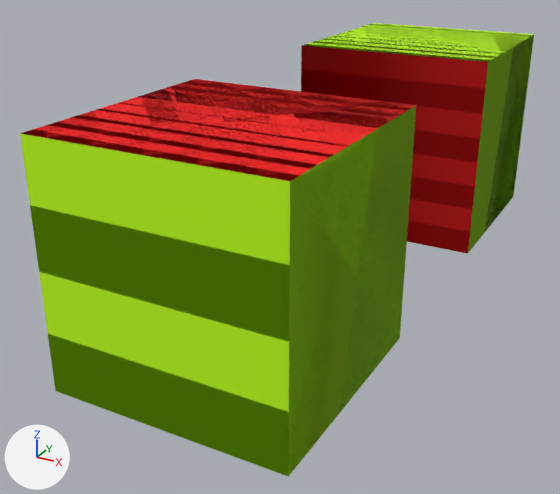
One commit to the FBX model build/1out.fbx: the scene before it, then after it.
One viewpoint serves both versions: a 50 mm camera at (1.44, -3.24, 1.18) aimed at (-0.21, -0.25, -0.31). Lighting does not change. The marker at lower left points along +X, +Y and +Z. Where no turn or scale is listed for an object, it has been applied to the vertices.
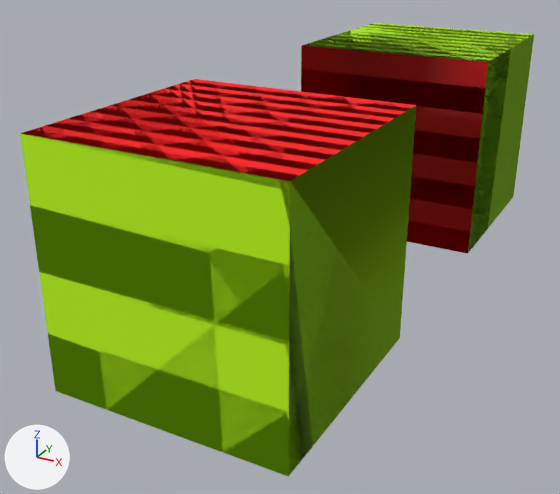
The change in detail:
me_box001_1 is used by ob_box001_1; location (0.0, -0.48, 0.0).
me_box001_1 had 21 vertices, 11 faces and spanned x -0.5..0.5, y -0.633..0.0, z -0.5..0.5.
me_box001_1 now has 26 vertices, 13 faces and spans x -0.5..0.5, y -1.0..0.0, z -0.5..0.5.
Part 4, on me_box001_1:
13 vertices are removed from x -0.5..0.5, y -0.633..-0.377, z -0.5..0.5.
8 faces are deleted.
17 vertices are added at x -0.5..0.5, y -1.0..-0.017, z -0.5..0.5.
2 new faces join them, mat_mat2 (red #ff0000).
8 new faces join them, mat_mat1 (green #beff00).
me_box002_0 is used by ob_box002_0; location (0.0, 1.52, 0.0).
me_box002_0 had 21 vertices, 11 faces and spanned x -0.5..0.5, y -1.0..-0.492, z -0.5..0.5.
me_box002_0 now has 20 vertices, 11 faces and spans x -0.5..0.5, y -1.0..-0.381, z -0.5..0.5.
Part 2, on me_box002_0:
13 vertices are removed from x -0.5..0.5, y -0.698..-0.492, z -0.5..0.5.
8 faces are deleted.
12 vertices are added at x -0.5..0.5, y -0.609..-0.381, z -0.5..0.5.
8 new faces join them, mat_mat1 (green #beff00).
me_box001_0 is used by ob_box001_0; location (0.0, -0.48, 0.0).
me_box001_0 had 22 vertices, 11 faces and spanned x -0.5..0.5, y -1.0..-0.377, z -0.5..0.5.
me_box001_0 now has 23 vertices, 10 faces and spans x -0.5..0.5, y -1.0..-0.017, z -0.5..0.5.
Part 3, on me_box001_0:
15 vertices are removed from x -0.5..0.5, y -1.0..-0.377, z -0.5..0.5.
10 faces are deleted.
15 vertices are added at x -0.5..0.5, y -1.0..-0.017, z -0.5..0.5.
7 new faces join them, mat_mat1 (green #beff00).
2 new faces join them, mat_mat2 (red #ff0000).
me_box002_1 is used by ob_box002_1; location (0.0, 1.52, 0.0).
me_box002_1 had 22 vertices, 11 faces and spanned x -0.5..0.5, y -0.698..0.0, z -0.5..0.5.
me_box002_1 now has 21 vertices, 11 faces and spans x -0.5..0.5, y -0.609..0.0, z -0.5..0.5.
Part 1, on me_box002_1:
14 vertices are removed from x -0.5..0.5, y -0.698..-0.492, z -0.5..0.5.
8 faces are deleted.
13 vertices are added at x -0.5..0.5, y -0.609..-0.381, z -0.5..0.5.
8 new faces join them.

Where the change shows, as pixel boxes [x1, y1, x2, y2] in the pictures (560 x 494 px; the box of a moved part takes in the faces that stretch with it):
'Box001_0', reshaped (18% narrower): before [21, 97, 377, 477]; after [20, 89, 313, 477]
'Box001_1', reshaped (9% narrower, 9% taller): before [138, 79, 416, 414]; after [164, 79, 416, 444]
'Box002_0', reshaped: before [301, 34, 513, 254]; after [301, 31, 511, 254]
'Box002_1', reshaped (9% narrower): before [341, 23, 534, 232]; after [359, 24, 534, 227]
part 2 of me_box002_0, moved or reshaped: before [303, 34, 513, 253]; after [302, 31, 511, 253]
part 4 of me_box001_1, moved or reshaped: before [138, 79, 416, 406]; after [164, 79, 416, 444]
